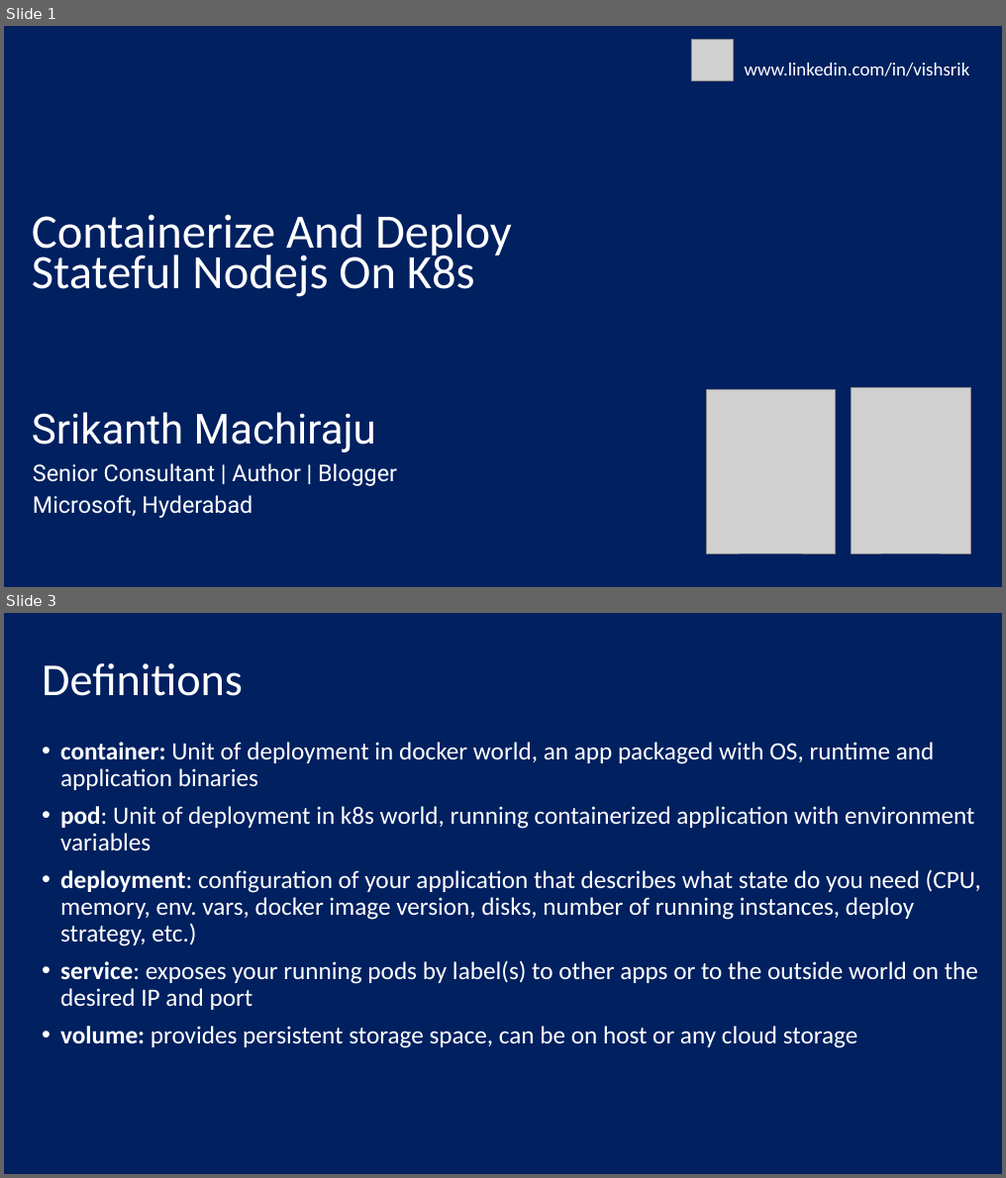
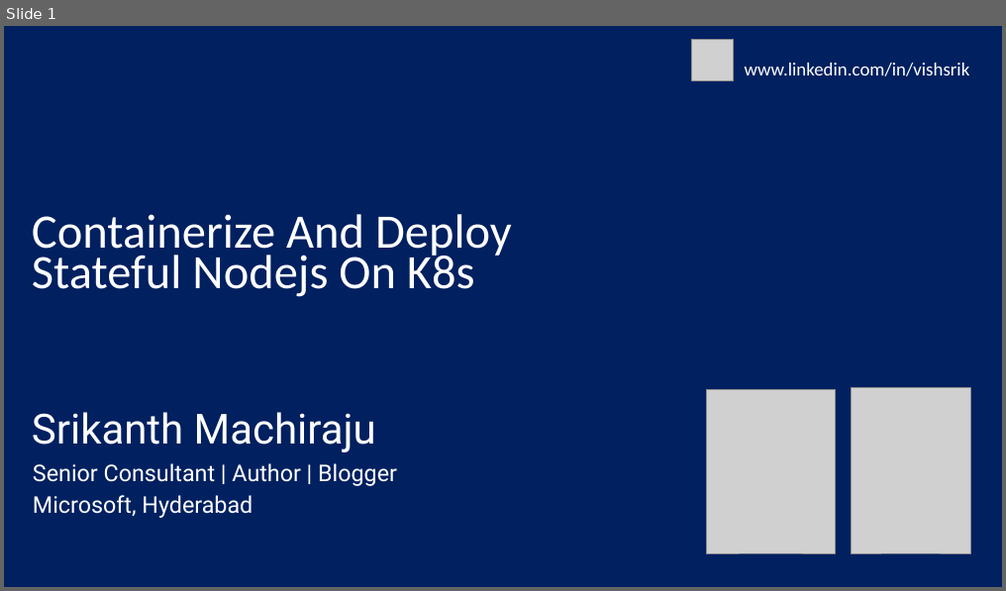
Before and after one commit to sriksmachi/nodejs-docker-k8s-training, a slide deck: ppt/nodejs-docker-k8s.pptx. Shown one above the other, each under a label of ours: slides 1 and 3 before the commit, slide 1 after it; the slides between them are not shown. The pictures are 1006x1178 and 1006x591 pixels, drawn with LibreOffice and Linux fonts; fonts in the diff are those of the drawing; grey boxes stand for pictures. Boxes give left, top, right and bottom in pixels: in the first picture for what was removed or moved away, otherwise in the second. Text is boxed around its words. In the diff, an @@ line names an element or a change of style, - is before the commit and + after.

```diff
--- a/ppt/nodejs-docker-k8s.pptx
+++ b/ppt/nodejs-docker-k8s.pptx
@@ slide 3 removed at (4, 613, 1002, 1174), background #002060 @@
@@ title removed at (42, 663, 243, 696) @@
-Definitions
@@ text removed at (60, 742, 981, 1049) @@
-• container: Unit of deployment in docker world, an app packaged with OS, runtime and application binaries
-• pod: Unit of deployment in k8s world, running containerized application with environment variables
-• deployment: configuration of your application that describes what state do you need (CPU, memory, env. vars, docker image version, disks, number of running instances, deploy strategy, etc.)
-• service: exposes your running pods by label(s) to other apps or to the outside world on the desired IP and port
-• volume: provides persistent storage space, can be on host or any cloud storage
```
Also in this commit, not shown: 2 slides changed, 6 slides added, 17 other files.
